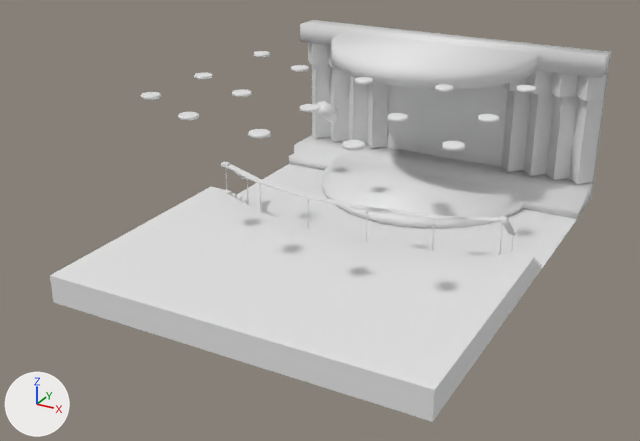
The glTF model gltf/lowbake.gltf as it was, and as the next commit left it.
Before and after are seen from a 50 mm lens placed at (3.19, -8.12, 3.39), pointed at (-0.18, -1.98, 0.32). Arrows for +X, +Y and +Z are at lower left; the lights stay in place. Materials are left out; every surface is plain grey. Where no turn or scale is listed for an object, it has been applied to the vertices. Vertices at the same position are counted once.

The first picture shows 'Railing'.
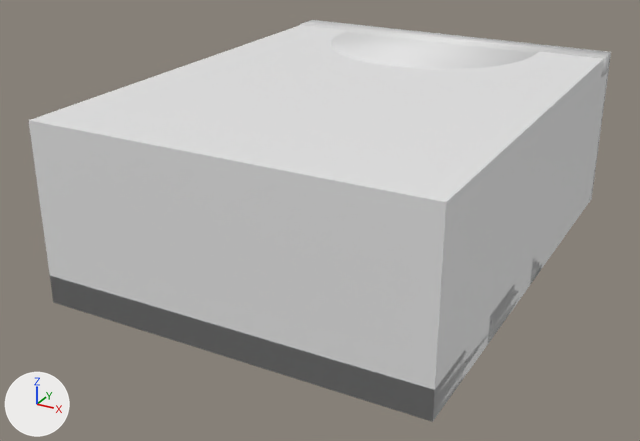
Where the newer file only moved an object's origin or applied its transform, the numbers keep the older frame.

What differs and where, as boxes [x1, y1, x2, y2] in the pictures (640 x 441 px):
```json
{"object": "Railing", "change": "reshaped", "before": [50, 20, 611, 422], "after": [29, 20, 611, 422]}
{"part": 1, "of": "me_cube_003", "change": "built on", "before": [50, 162, 518, 390]}
{"part": 2, "of": "me_cube_003", "change": "added", "after": [29, 25, 608, 422]}
```

Scene script edits in JSON lines:
```json
{"block": "me_cube_003", "where": "# used by ob_railing; location = (0.0, -2.017, 0.533)"}
{"op": "remove", "block": "me_cube_003", "code": "me_cube_003.from_pydata(...)  # 1346 vertices, 2462 faces; spans x -1.6..1.6, y -1.74..2.43, z -0.54..0.96"}
{"op": "add", "block": "me_cube_003", "code": "me_cube_003.from_pydata(...)  # 2246 vertices, 4216 faces; spans x -1.6..1.6, y -1.74..2.43, z -0.54..0.96"}
{"block": "me_cube_003", "change": "me_cube_003 part 1: 28 vertices moved from x -1.34..1.37, y 0.01..0.66, z -0.54..0.02 to x -1.34..1.37, y 0.01..0.66, z -0.54..0.01; 86 vertices removed from x -1.37..1.37, y -0.03..0.69, z -0.29..0.02; 982 vertices added at x -1.37..1.37, y -0.59..0.69, z -0.3..0.18"}
{"block": "me_cube_003", "change": "me_cube_003 part 2: 4 vertices added at x -1.6..1.6, y -1.74..2.43, z 0.95"}
```
